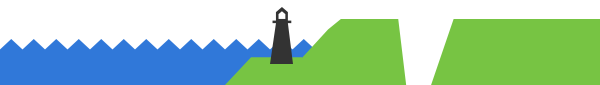
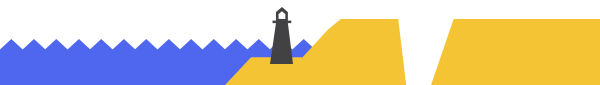
Layered file, before and after one edit (w=600, h=85). Changes by layer:
painted on "Shape 5 copy" over [270, 7, 293, 64]
painted on "Shape 9" over [225, 19, 600, 85]
painted on "Shape 7 copy 5" over [0, 39, 360, 85]
removed layer "Shape 7 copy 5" (2nd of 3) over [270, 39, 315, 85]
removed layer "Shape 7 copy 5" (3rd of 3) over [225, 39, 270, 85]
removed layer "Shape 7 copy 4" over [180, 39, 225, 85]
removed layer "Shape 7 copy 3" over [135, 39, 180, 85]
removed layer "Shape 7 copy 2" over [90, 39, 135, 85]
removed layer "Shape 7 copy" over [45, 39, 90, 85]
removed layer "Shape 7" over [0, 39, 45, 85]
